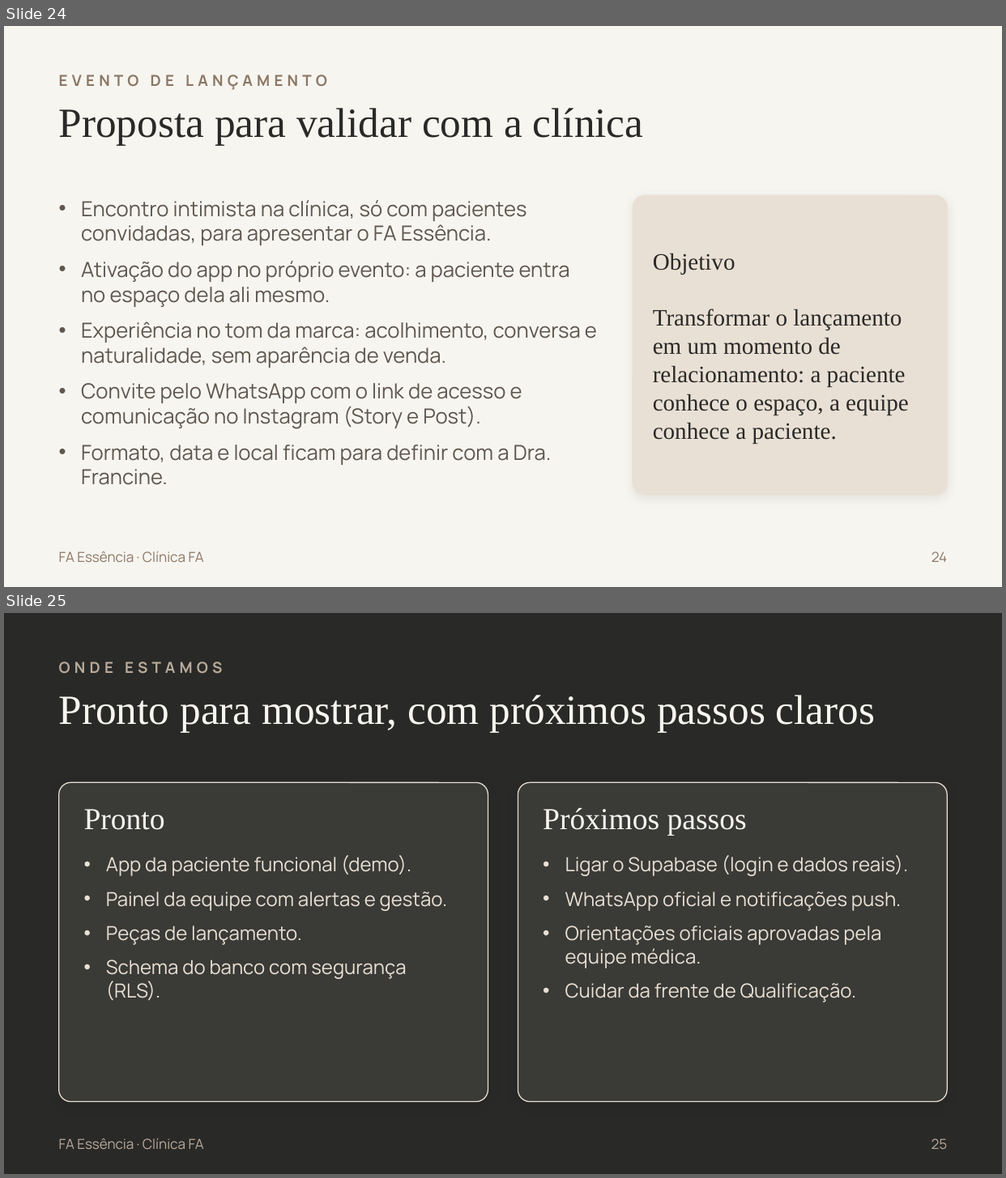
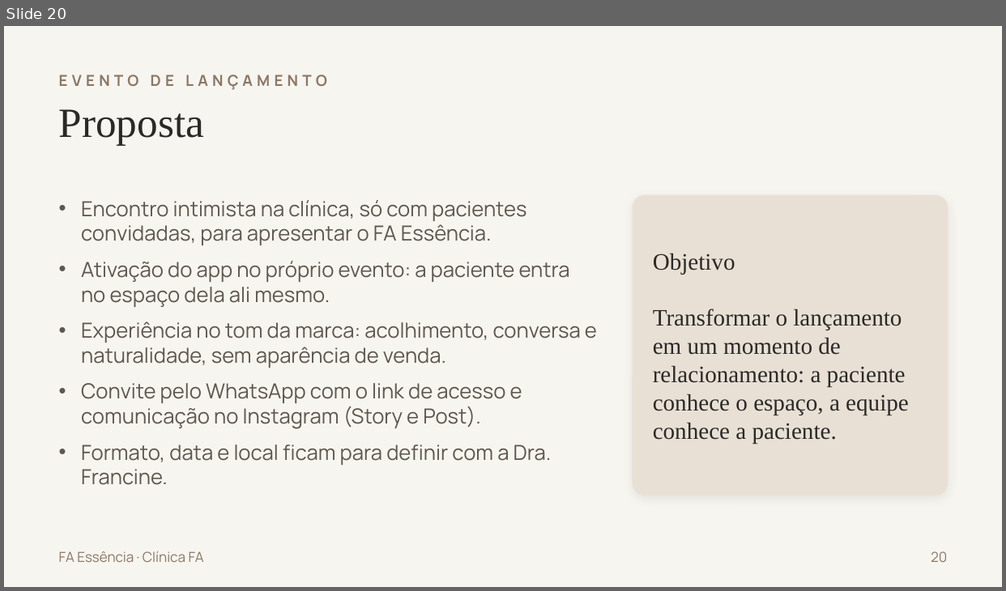
Before and after one commit to joaogstrapa10-cell/strapa.ai, a slide deck: FA-Essencia-Apresentacao.pptx. Shown one above the other, each under a label of ours: slides 24 and 25 before the commit, slide 20 after it. The pictures are 1006x1178 and 1006x591 pixels, drawn with LibreOffice and Linux fonts; fonts in the diff are those of the drawing. Boxes give left, top, right and bottom in pixels: in the first picture for what was removed or moved away, otherwise in the second. Text is boxed around its words. In the diff, an @@ line names an element or a change of style, - is before the commit and + after.

```diff
--- a/FA-Essencia-Apresentacao.pptx
+++ b/FA-Essencia-Apresentacao.pptx
@@ slide 25 removed at [4,613,1002,1174], background #292927 @@
@@ text removed at [59,662,222,673] @@
-ONDE ESTAMOS
@@ text removed at [59,695,875,733] @@
-Pronto para mostrar, com próximos passos claros
@@ rounded rectangle removed at [59,782,488,1102] @@
@@ rounded rectangle removed at [518,782,947,1102] @@
@@ text removed at [84,809,165,830] @@
-Pronto
@@ text removed at [543,808,747,836] @@
-Próximos passos
@@ text removed at [106,855,448,1001] @@
-• App da paciente funcional (demo).
-• Painel da equipe com alertas e gestão.
-• Peças de lançamento.
-• Schema do banco com segurança (RLS).
@@ text removed at [565,855,908,1003] @@
-• Ligar o Supabase (login e dados reais).
-• WhatsApp oficial e notificações push.
-• Orientações oficiais aprovadas pela equipe médica.
-• Cuidar da frente de Qualificação.
@@ text removed at [59,1139,204,1149] @@
-FA Essência · Clínica FA
@@ text removed at [931,1139,948,1149] @@
-25
@@ what was slide 24 is now slide 20 @@
@@ slide 20 changed as well @@
@@ text at [59,109,205,146]: text changed @@
-Proposta para validar com a clínica
+Proposta
@@ text at [931,552,947,562]: text changed @@
-24
+20
```
Also in this commit, not shown: 18 other slides changed, 4 other slides removed, 1 other file.
